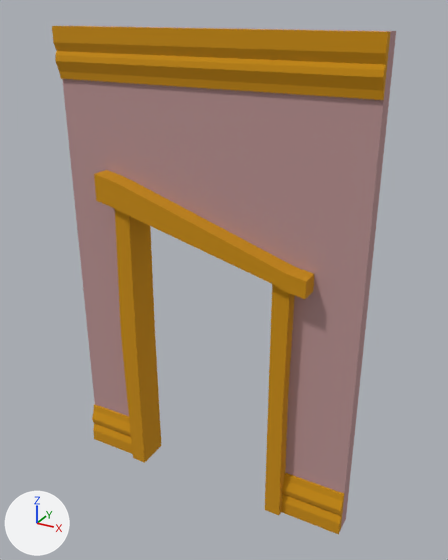
One commit to the FBX model ArtAssets/Environment/SM_DoorTile_2M.fbx: the scene before it, then after it.
Rendered twice from a 50 mm lens placed at (1.8, -3.13, 3.1), pointed at (0.09, -0.01, 1.54). The lights are fixed; the arrows at lower left show +X, +Y and +Z. The older version comes first. Where no turn or scale is listed for an object, it has been applied to the vertices. Vertices at exactly the same position are counted once.

The first picture shows 'SM_DoorTile_2M'.
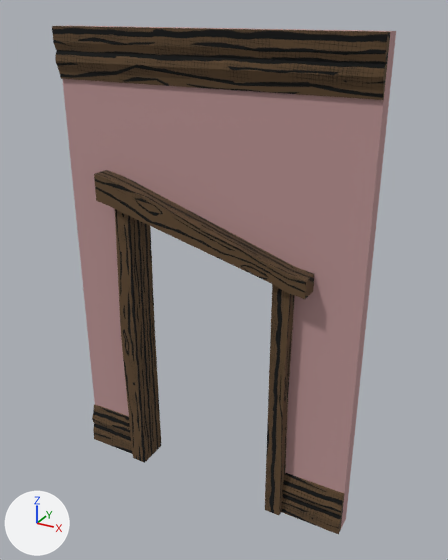
Scene script edits in JSON lines:
```json
{"op": "add", "block": "img_t_woodtrimsheet_diffuse_png", "code": ["img_t_woodtrimsheet_diffuse_png = load_image('T_WoodTrimSheet_Diffuse.png', '../Textures/T_WoodTrimSheet_Diffuse.png', 1024, 1024, 'sRGB')"]}
{"op": "add", "block": "mat_trimsheet_wood", "code": ["mat_trimsheet_wood = principled_material('TrimSheet_Wood')", "mat_trimsheet_wood.texture = img_t_woodtrimsheet_diffuse_png", "mat_trimsheet_wood.roughness = 1.0"]}
{"block": "me_mesh", "where": "me_mesh.from_pydata(...)  # 161 vertices, 126 faces; spans x -1.0..1.0, y -0.22..0.07, z 0.0..3.0"}
{"block": "me_mesh", "where": "# used by ob_sm_doortile_2m; location = (0.0, 0.0, 0.0)"}
{"block": "me_mesh", "change": "me_mesh part 1: all 92 faces that had it switch from mat_trimsheet (orange #ce9000) to mat_trimsheet_wood (picture img_t_woodtrimsheet_diffuse_png)"}
{"block": "me_mesh", "change": "me_mesh part 2: texture (UV) coordinates of 90 of 126 faces, centred in x -0.8..0.8, y -0.22..0.07, z 0.0..3.0, changed; they spanned u 0.0..1.0, v 0.0..1.5 and now span u -1.48..1.59, v 0.09..1.59"}
```

What differs and where, as boxes (x1, y1, x2, y2) in the pictures (448 x 560 px):
```json
{"object": "SM_DoorTile_2M", "change": "recoloured, surface changed", "before": [52, 25, 393, 534], "after": [52, 25, 393, 534], "on screen": "orange to brown"}
{"part": 1, "of": "me_mesh", "change": "recoloured", "before": [52, 26, 390, 534], "after": [52, 26, 390, 534], "on screen": "orange to brown"}
{"part": 2, "of": "me_mesh", "change": "surface changed", "before": [52, 26, 388, 534], "after": [52, 26, 388, 534], "on screen": "darker"}
```
